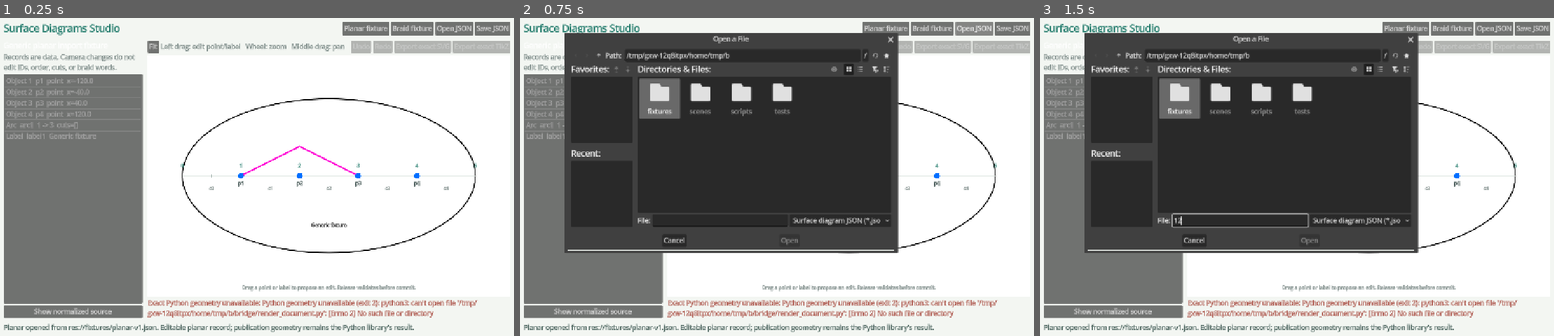
Above: before the commit, frames 1-3 (left to right).
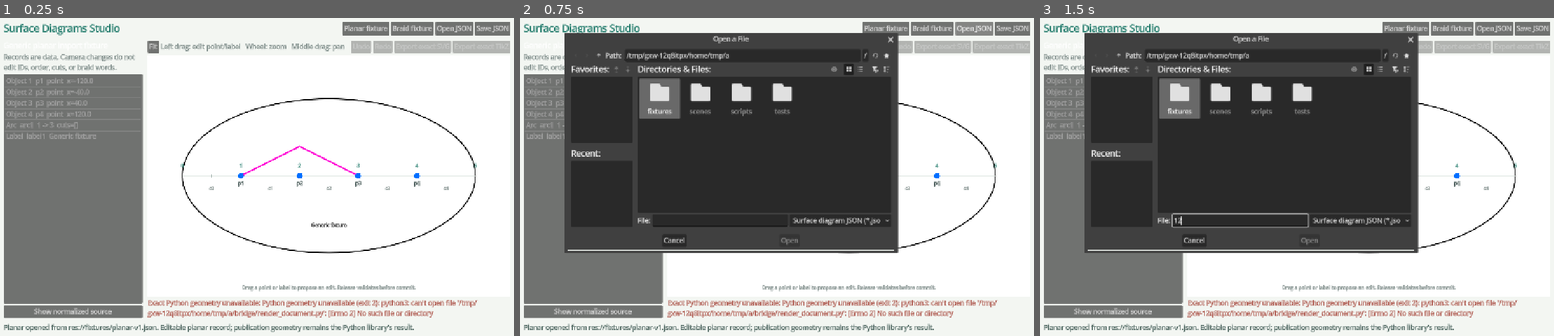
Above: after the commit, the same moments.

Repository: joshgay/surface-diagrams
Game: Godot game, scene res://scenes/studio.tscn
Two runs of this game, one before a commit and one after it. Both use one fixed random seed, a clock stepped at 60 frames per second and the inputs below.
Inputs (mouse positions are in pixels of both pictures, inside the frame that each line leads up to):
- Up to frame 1 (0.25 s): no input
- Up to frame 2 (0.75 s): click "Open JSON" at 0.5 s
- Up to frame 3 (1.5 s): click (1240, 221) at 1.27 s; type "12" at 1.35 s

The runs differ from the first frame. In frame 1, 0.3% of the frame differs, in the area x 44-85%, y 91-95%; in frame 2, 0.3%, in the area x 40-85%, y 10-95%; in frame 3, 0.3%.

Commit message:
Add private Sites web prototype with bounded browser drafts

Diff:
--- a/godot/scripts/python_geometry_bridge.gd
+++ b/godot/scripts/python_geometry_bridge.gd
@@ -4,6 +4,8 @@
 const MAX_RENDER_BYTES := 4 * 1024 * 1024
 
 static func render(document: DiagramDocument) -> Dictionary:
+	if OS.has_feature("web"):
+		return _failure("This browser proof of concept has no Python runtime. Geometry validation and publication exports are disabled.")
 	var cache_dir := ProjectSettings.globalize_path("user://geometry-preview")
 	var directory_error := DirAccess.make_dir_recursive_absolute(cache_dir)
 	if directory_error != OK and directory_error != ERR_ALREADY_EXISTS:
--- a/godot/scripts/studio.gd
+++ b/godot/scripts/studio.gd
@@ -18,9 +18,14 @@
 var export_kind := ""
 var history := DiagramEditHistory.new()
 var candidate_geometry: Dictionary = {}
+var browser_mode := OS.has_feature("web")
+var browser_drafts: CheckButton
+var upload_callback: JavaScriptObject
 
 func _ready() -> void:
 	_build_interface()
+	if browser_mode and OS.has_feature("web"):
+		upload_callback = JavaScriptBridge.create_callback(_browser_file_received)
 	_open_resource("res://fixtures/planar-v1.json")
 
 func _build_interface() -> void:
@@ -45,6 +50,11 @@
 		button.text = spec[0]
 		button.pressed.connect(spec[1])
 		heading.add_child(button)
+	if browser_mode:
+		browser_drafts = CheckButton.new()
+		browser_drafts.text = "Enable unvalidated browser draft editing (no geometry certification or publication export)"
+		browser_drafts.tooltip_text = "Only record, neighbor, and ellipse constraints run in this prototype. Downloaded JSON must be validated by the Python library before publication."
+		root.add_child(browser_drafts)
 	var split := HSplitContainer.new()
 	split.size_flags_vertical = Control.SIZE_EXPAND_FILL
 	root.add_child(split)
@@ -145,10 +155,28 @@
 	add_child(export_dialog)
 
 func _show_open() -> void:
+	if browser_mode:
+		var files = JavaScriptBridge.get_interface("SurfaceStudioFiles") if OS.has_feature("web") else null
+		if files == null:
+			_show_edit_error("Browser upload adapter unavailable. The current record is unchanged.")
+		else:
+			files.open(upload_callback)
+		return
 	open_dialog.popup_centered_ratio(0.8)
 
 func _show_save() -> void:
 	if document == null: return
+	if browser_mode:
+		var files = JavaScriptBridge.get_interface("SurfaceStudioFiles") if OS.has_feature("web") else null
+		if files == null:
+			_show_edit_error("Browser download adapter unavailable.")
+			return
+		var error: String = files.download(document.to_json(), _safe_filename(document.data.title) + "-unvalidated.json")
+		if not error.is_empty():
+			_show_edit_error(error)
+		else:
+			status_label.text = "JSON download requested. This browser record is not geometry-validated; validate with the Python library before publication."
+		return
 	save_dialog.current_file = _safe_filename(document.data.title) + ".json"
 	save_dialog.popup_centered_ratio(0.8)
 
@@ -176,10 +204,25 @@
 		status_label.add_theme_color_override("font_color", Color("#a54439"))
 		return
 	history.set_document(result.document)
+	if browser_mode:
+		browser_drafts.button_pressed = false
 	_present_document(result.document, true)
 	var mode := "Editable planar record" if document.data.kind == "planar" else "Braid viewer"
 	status_label.text = "%s opened from %s. %s; publication geometry remains the Python library's result." % [document.data.kind.capitalize(), path, mode]
 	status_label.add_theme_color_override("font_color", Color("#415b55"))
+	if browser_mode:
+		status_label.text = "Browser proof of concept: inspect records, or explicitly enable unvalidated draft editing. No geometry certification. Save JSON downloads a local file; this site does not upload your data to a server."
+
+func _browser_file_received(arguments: Array) -> void:
+	if arguments.size() != 2:
+		_show_edit_error("Invalid browser upload response; current record unchanged.")
+		return
+	var source := str(arguments[0])
+	var error := str(arguments[1])
+	if not error.is_empty():
+		_show_edit_error(error)
+	elif not source.is_empty():
+		_open_result(DiagramDocument.parse(source), "browser file")
 
 func _present_document(value: DiagramDocument, reset_camera: bool,
 		selection: Dictionary = {}, rendered: Dictionary = {}) -> void:
@@ -196,7 +239,7 @@
 		canvas.update_document(document, selection)
 	if not selection.is_empty():
 		_select_matching_row(selection)
-	geometry_result = rendered if rendered.get("ok", false) else PythonGeometryBridge.render(document)
+	geometry_result = _render_geometry(document, rendered)
 	svg_button.disabled = not geometry_result.ok
 	tikz_button.disabled = not geometry_result.ok
 	if geometry_result.ok:
@@ -207,6 +250,11 @@
 		geometry_label.add_theme_color_override("font_color", Color("#a54439"))
 	_update_history_buttons()
 
+func _render_geometry(value: DiagramDocument, rendered: Dictionary = {}) -> Dictionary:
+	if browser_mode:
+		return {"ok": false, "error": "Browser prototype: record validation only. No curve routing checks or certified SVG/TikZ exports.", "svg": "", "tikz": ""}
+	return rendered if rendered.get("ok", false) else PythonGeometryBridge.render(value)
+
 func _save_path(path: String) -> void:
 	if not path.to_lower().ends_with(".json"): path += ".json"
 	var error := document.save_path(path)
@@ -266,9 +314,17 @@
 		return
 	_present_document(result.document, false, result.selection, candidate_geometry)
 	status_label.text = "%s accepted. IDs, horizontal order, endpoints, cuts, and curve itineraries were preserved." % result.label
+	if browser_mode:
+		status_label.text = result.label + " stored as an UNVALIDATED browser draft. IDs and order preserved; curve geometry was not checked."
 	status_label.add_theme_color_override("font_color", Color("#167464"))
 
 func _validate_candidate_geometry(candidate: DiagramDocument) -> Dictionary:
+	if browser_mode:
+		if not browser_drafts.button_pressed:
+			return {"ok": false, "error": "Enable unvalidated browser draft editing to experiment. Python geometry is unavailable in this prototype"}
+		# Explicit opt-in is essential: schema acceptance is NOT geometry acceptance.
+		# No successful geometry_result is fabricated, and exports remain disabled.
+		return {"ok": true, "geometry_validated": false}
 	candidate_geometry = PythonGeometryBridge.render(candidate)
 	return candidate_geometry
 
--- /dev/null
+++ b/godot/tests/web_mode_smoke.gd
@@ -0,0 +1,60 @@
+extends SceneTree
+
+var failures := 0
+var assertions := 0
+
+func _initialize() -> void:
+	call_deferred("_run")
+
+func _run() -> void:
+	var studio = load("res://scenes/studio.tscn").instantiate()
+	# Exercises browser-specific controller paths in the native headless runtime.
+	# This does not claim to execute WebAssembly, DOM dialogs, or WebGL rendering.
+	studio.browser_mode = true
+	root.add_child(studio)
+	await process_frame
+	_check(studio.document != null, "web-mode fixture loads without Python")
+	_check(not studio.geometry_result.ok, "web mode never claims certified geometry")
+	_check(studio.svg_button.disabled and studio.tikz_button.disabled, "exact exports disabled")
+	_check(not studio.browser_drafts.button_pressed, "unvalidated edits require opt in")
+	var before: String = studio.document.to_json()
+	var x: float = studio.document.data.surface.objects[1].x + 0.1
+	studio._canvas_edit_commit("object", "p2", Vector2(x, 0))
+	_check(studio.document.to_json() == before and not studio.history.can_undo(), "default rejects unvalidated edit without history")
+	studio.browser_drafts.button_pressed = true
+	studio._canvas_edit_commit("object", "p2", Vector2(x, 0))
+	var after: String = studio.document.to_json()
+	_check(after != before and "UNVALIDATED" in studio.status_label.text, "opted-in draft is visibly unvalidated")
+	_check(not studio.geometry_result.ok and studio.svg_button.disabled, "edit does not fabricate geometry")
+	_check(studio.document.data.curves[0].start == 1 and studio.document.data.curves[0].cuts == [], "draft preserves itinerary and endpoints")
+	studio._undo()
+	_check(studio.document.to_json() == before, "browser-mode undo restores exact source")
+	studio._redo()
+	_check(studio.document.to_json() == after, "browser-mode redo restores draft")
+	studio._canvas_edit_commit("object", "p2", Vector2(99999, 0))
+	_check(studio.document.to_json() == after, "draft mode still rejects order/ellipse violation")
+	studio._browser_file_received(["{\"version\":999}", ""])
+	_check(studio.document.to_json() == after, "invalid upload retains current draft")
+	studio._browser_file_received(["", "file read failed"])
+	_check(studio.document.to_json() == after and "file read failed" in studio.status_label.text, "read failure preserves data and reports error")
+	studio._browser_file_received(["", ""])
+	_check(studio.document.to_json() == after, "cancel preserves data")
+	studio._browser_file_received([before, ""])
+	_check(studio.document.to_json() == before and not studio.history.can_undo(), "bounded upload opens exact recipe with fresh history")
+	_check(not studio.browser_drafts.button_pressed, "opening a file resets experimental consent")
+	studio._show_open()
+	_check("unavailable" in studio.status_label.text, "missing DOM adapter is explicit")
+	studio._show_save()
+	_check("unavailable" in studio.status_label.text, "missing download adapter is explicit")
+	studio._open_resource("res://fixtures/braid-v1.json")
+	_check(studio.document.data.kind == "braid" and studio.record_list.item_count == 6, "braid view remains available without Python")
+	studio.queue_free()
+	await process_frame
+	print("WEB MODE CONTROLLER: %d assertions, %d failures" % [assertions, failures])
+	quit(1 if failures else 0)
+
+func _check(condition: bool, label: String) -> void:
+	assertions += 1
+	if not condition:
+		failures += 1
+		printerr("FAIL: " + label)
Not shown, added: godot/export_presets.cfg
Not shown, added: godot/tests/web_mode_smoke.gd.uid
Not shown, changed: godot/AGENTS.md
Not shown, changed: godot/README.md
Not shown, changed: godot/RUNTIME.md
Not shown, changed: godot/STATE.md
Not shown, added: godot/tests/browser_files.test.cjs
Not shown, changed: godot/tests/run_all.py
Not shown, added: godot/tests/wasm_loader.test.cjs
Not shown, added: godot/web/browser_files.js
Not shown, added: godot/web/build_web.py
Not shown, added: godot/web/shell.html
(and 1 more such lines)
